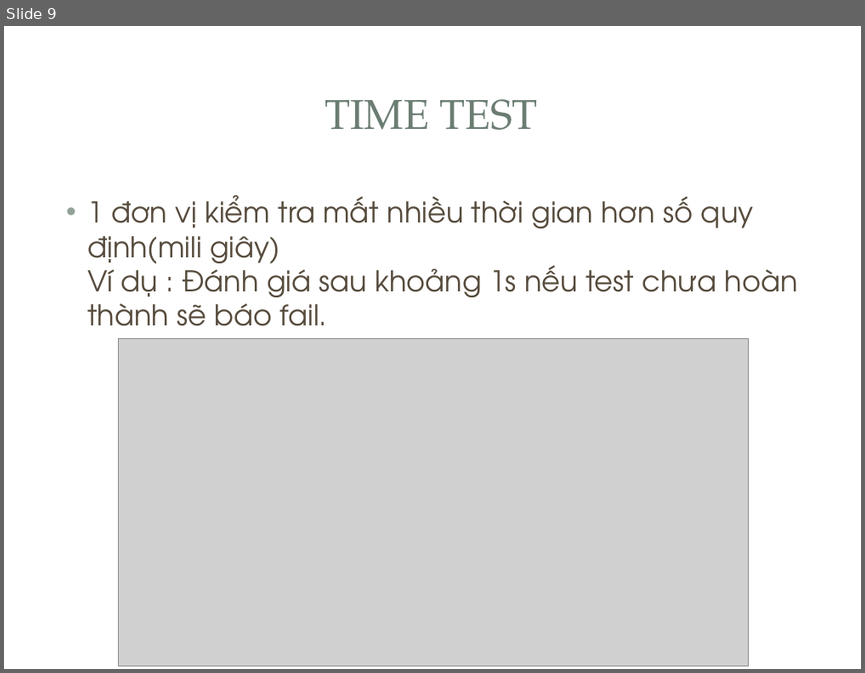
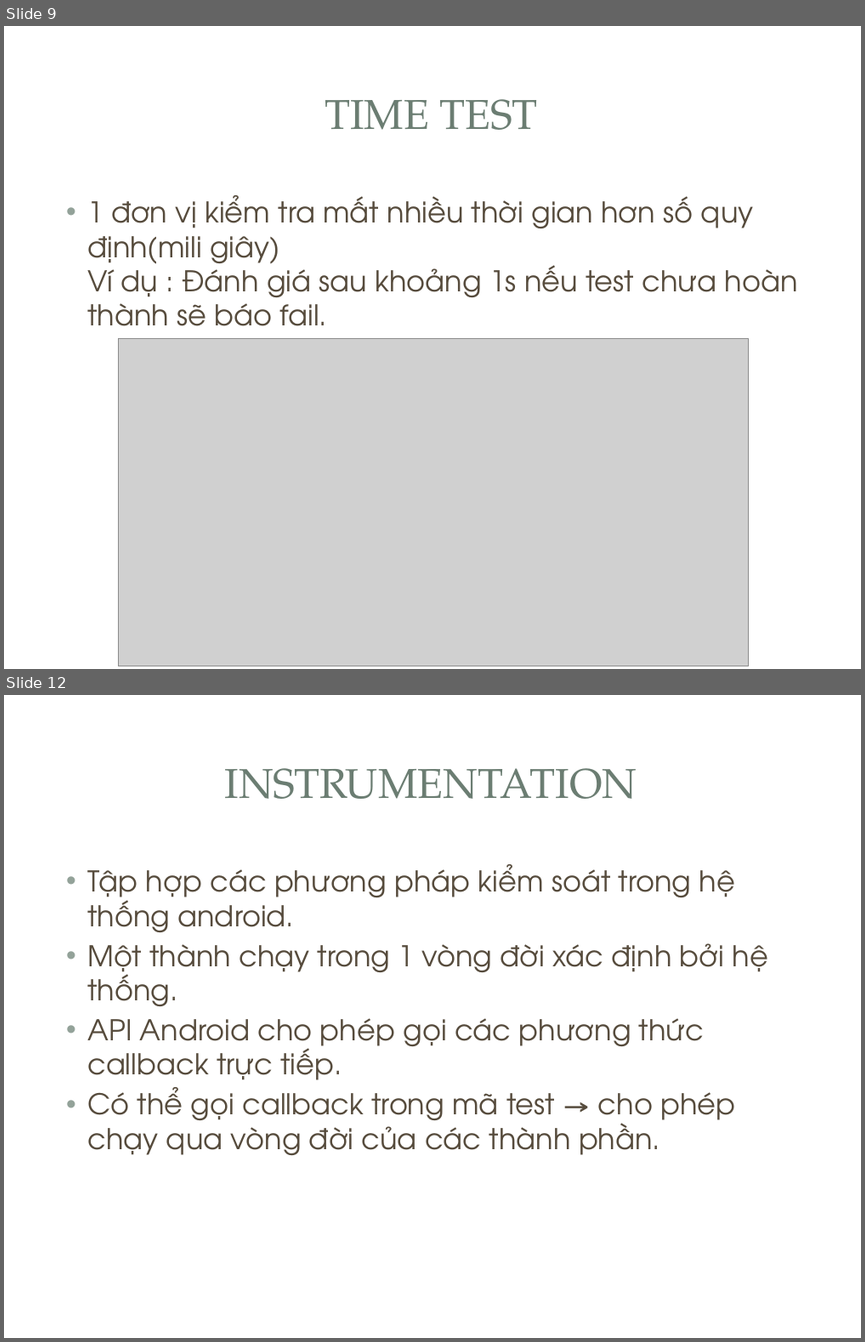
Before and after one commit to fordream/docs, a slide deck: test-junit/junit.pptx. Shown one above the other, each under a label of ours: slide 9 before the commit, slides 9 and 12 after it; the slides between them are not shown. The pictures are 865x673 and 865x1342 pixels, drawn with LibreOffice and Linux fonts; fonts in the diff are those of the drawing; grey boxes stand for pictures; background and template pictures are left out. Boxes give left, top, right and bottom in pixels: in the first picture for what was removed or moved away, otherwise in the second. Text is boxed around its words. In the diff, an @@ line names an element or a change of style, - is before the commit and + after.

```diff
--- a/test-junit/junit.pptx
+++ b/test-junit/junit.pptx
@@ slide 12 added at (4,695,861,1338), background picture (left out); not listed: 3 template elements that a slide beside it also shows @@
@@ title added at (225,768,637,799), 35 pt, text #6B7D72 @@
+INSTRUMENTATION
@@ text added at (87,864,768,1155), 24 pt, text #564B3C @@
+• Tập hợp các phương pháp kiểm soát trong hệ thống android.
+• Một thành chạy trong 1 vòng đời xác định bởi hệ thống.
+• API Android cho phép gọi các phương thức callback trực tiếp.
+• Có thể gọi callback trong mã test → cho phép chạy qua vòng đời của các thành phần.
```
Also in this commit, not shown: 6 other slides added.
